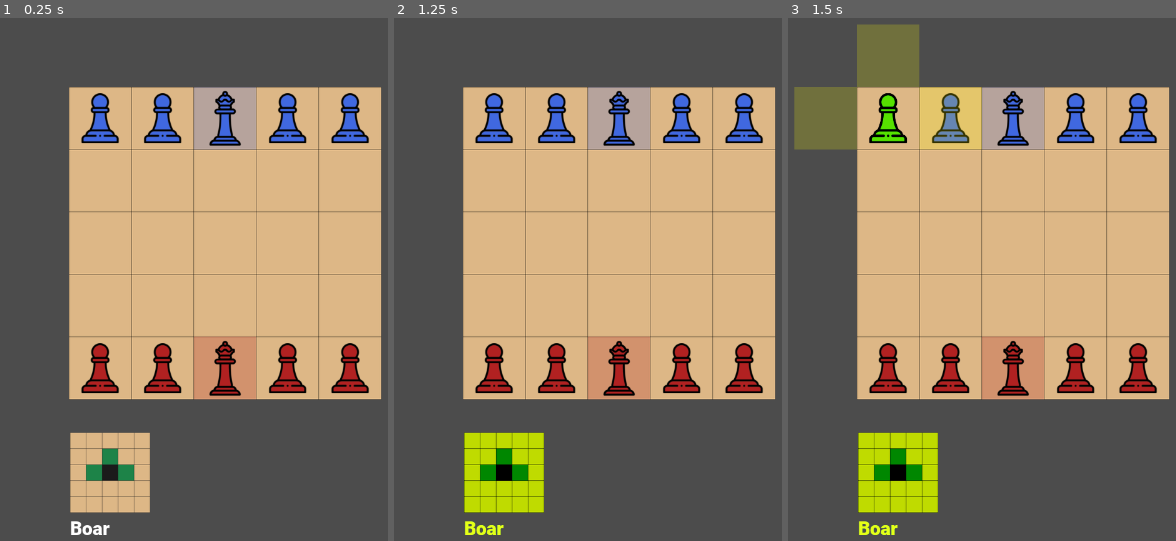
Above: before the commit, frames 1-3 (left to right).
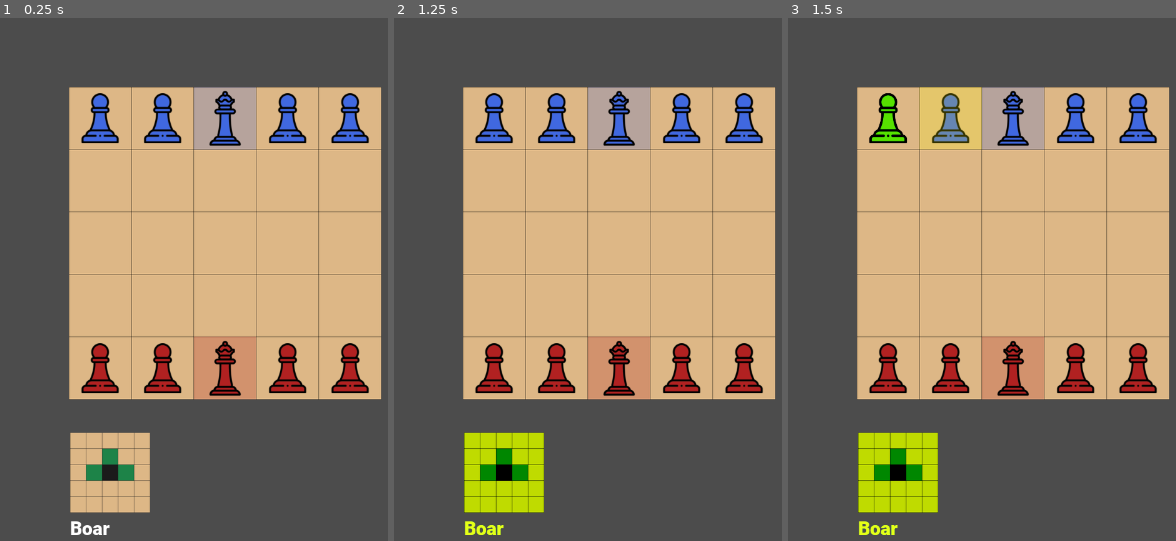
Above: after the commit, the same moments.

Repository: delington/Godot-Onitama
Game: Godot game, scene res://Game.tscn
Same seed, same stepped clock (60 frames per second), same inputs: the game is played once before the commit and once after it.
Inputs (mouse positions are in pixels of both pictures, inside the frame that each line leads up to):
- Up to frame 1 (0.25 s): no input
- Up to frame 2 (1.25 s): tap Enter at 0.5 s; move the mouse to (502, 483) at 0.52 s; click (502, 483) at 0.67 s
- Up to frame 3 (1.5 s): tap Space at 1.25 s; move the mouse to (888, 117) at 1.27 s; click (888, 117) at 1.42 s

Frames 1-2 are identical in both runs. In frame 3, 3.8% of the frame differs, in the area x 1-34%, y 1-26%.

Commit message:
- refactor on line 34, - add out of bounds check when drawing possible moves

Diff:
--- a/Game.gd
+++ b/Game.gd
@@ -1,4 +1,7 @@
 class_name Game extends Node2D
+
+const BOARD_MIN_INDEX = 0
+const BOARD_MAX_INDEX = 4
 
 onready var grid = $"%Grid"
 onready var down_left_card = $"%Card1"
@@ -26,9 +29,9 @@
 	if is_card_selected && is_pawn_selected:
 		var pawn_coordinate: Vector2 = grid.world_to_map(Global.selected_pawn.position)
 		draw_possible_moves(pawn_coordinate, Global.selected_card)
+		return
 
-	else:
-		remove_moves_from_board()
+	remove_moves_from_board()
 
 func remove_moves_from_board():
 	if move_list.empty():
@@ -41,11 +44,20 @@
 
 func draw_possible_moves(pawn_base_coord: Vector2, card):
 	for move in card.moves:
+		var move_coord = pawn_base_coord + move
+		if is_coord_out_of_bounds(move_coord):
+			continue
+
 		var move_visual = Move.instance()
 		move_list.append(move_visual)
 		move_visual.modulate = move_color
 
-		var move_coord = pawn_base_coord + move
 		move_visual.position = grid.map_to_world(move_coord) + grid.half_tile_size
 
 		add_child(move_visual)
+
+func is_coord_out_of_bounds(coord: Vector2) -> bool:
+	return true if is_index_out_of_bounds(coord.x) || is_index_out_of_bounds(coord.y) else false
+
+func is_index_out_of_bounds(coord_index) -> bool:
+	return true if coord_index < BOARD_MIN_INDEX || coord_index > BOARD_MAX_INDEX else false
